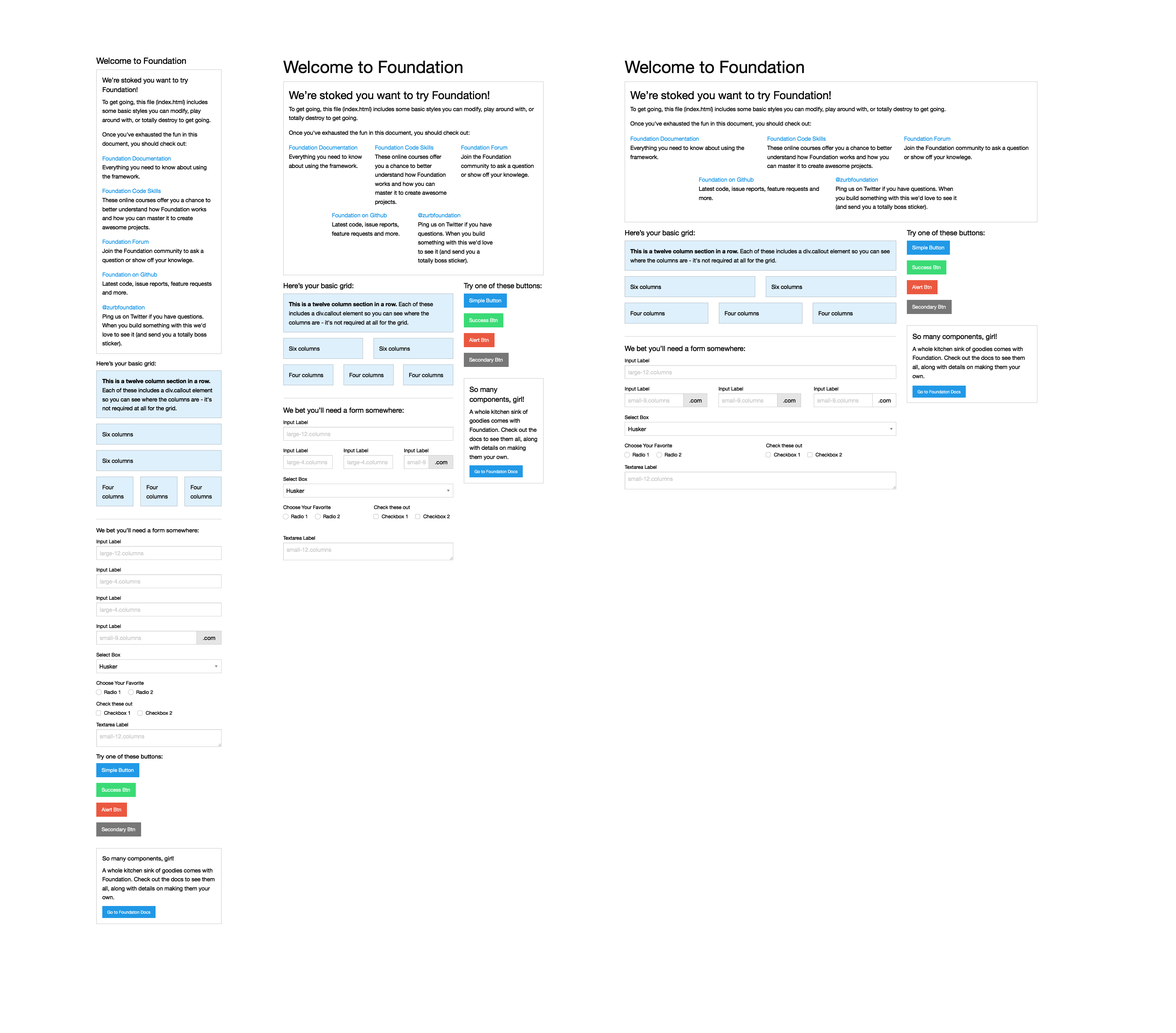
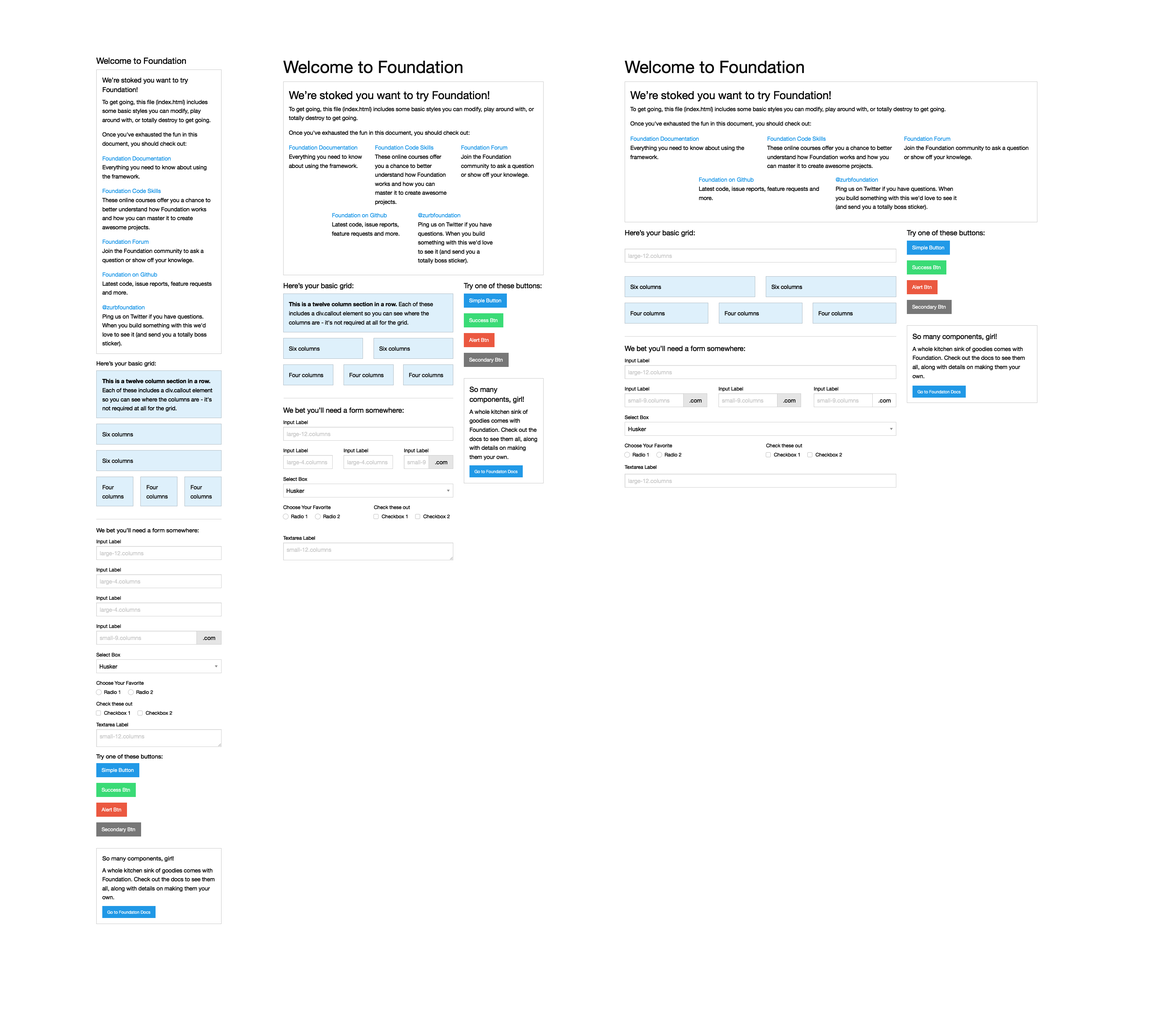
Layer changes from the first 1176 × 1033 image to the second:
renamed "#basic-grid-and-form" to "basic-grid-and-form", painted on it over [624, 240, 897, 490]
